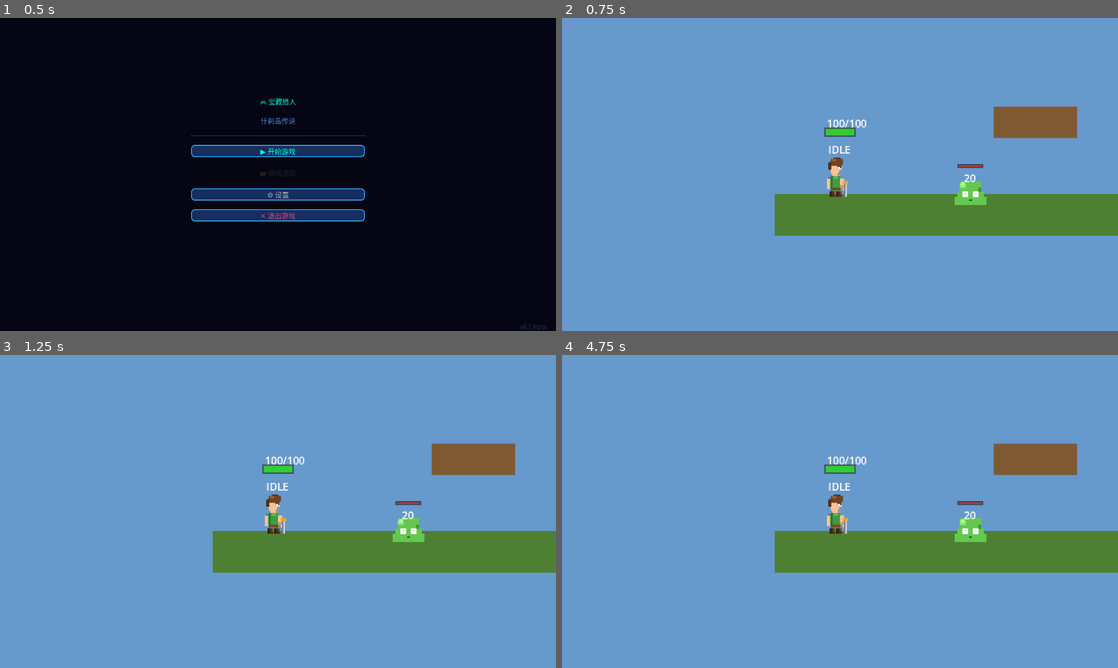
Above: before the commit, frames 1-4 (two rows, left to right).
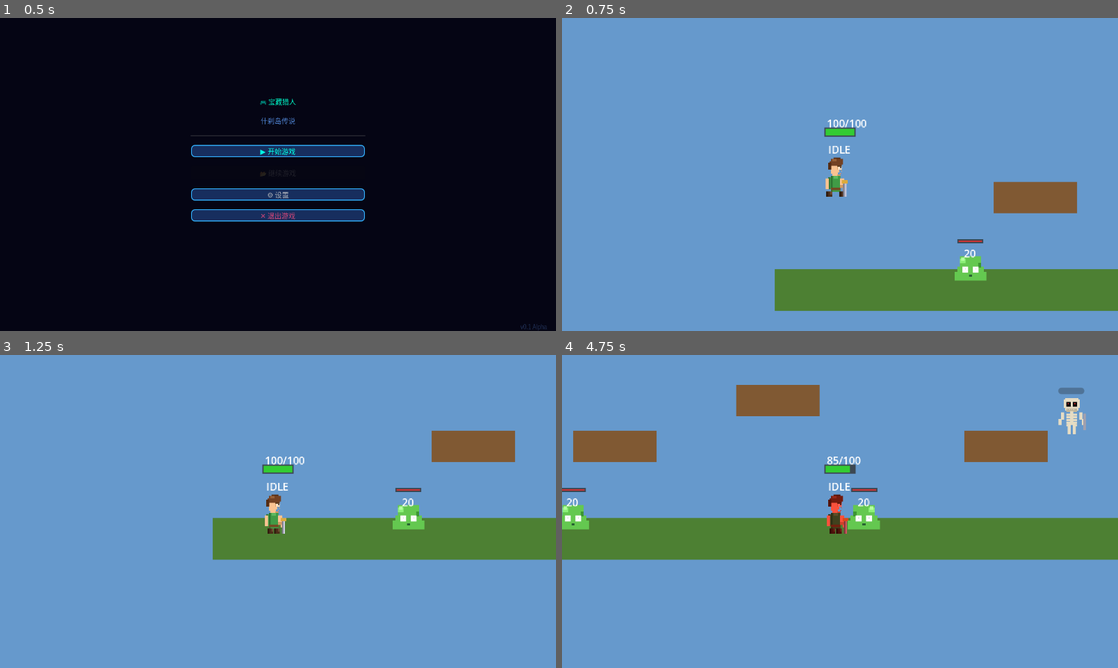
Above: after the commit, the same moments.

Repository: wenzy-tech/godot-adventure
Game: Godot game, scene res://Levels/TitleScreen.tscn
Same seed, same stepped clock (60 frames per second), same inputs: the game is played once before the commit and once after it.
Inputs:
- Up to frame 1 (0.5 s): no input
- Up to frame 2 (0.75 s): click "▶ 开始游戏" at 0.5 s
- Up to frame 3 (1.25 s): no input
- Up to frame 4 (4.75 s): tap Enter at 1.25 s; hold D 1.28-2.78 s; tap J at 1.35, 2.85, 4.35 s; tap W at 1.52, 2.27, 3.77, 4.52 s; tap Shift at 2.1, 3.6 s; hold A 2.78-3.53 s; hold D from 3.53 s (still down)

Frame 1 is identical in both runs. In frame 2, 19% of the frame differs, in the area x 38-100%, y 28-94%; in frame 3, 6.8%; in frame 4, 17%.
Error before the commit: Parse Error: Expected indented block after "else" block. (res://Player/Player.gd:357)

Commit message:
Fix: add missing body.take_damage() call and remove empty else block

Diff:
--- a/Player/Player.gd
+++ b/Player/Player.gd
@@ -354,7 +354,7 @@
 	if body.has_method("take_damage"):
 		var damage = GameState.get_attack_damage(normal_attack_damage)
 		var knockback = Vector2(facing_direction * 300, -100)
-	else:
+		body.take_damage(damage, knockback)
 
 func take_damage(amount: int, knockback: Vector2 = Vector2.ZERO) -> void:
 	if GameState.has_shield or current_state == STATE_DODGE or invicible_timer > 0:
